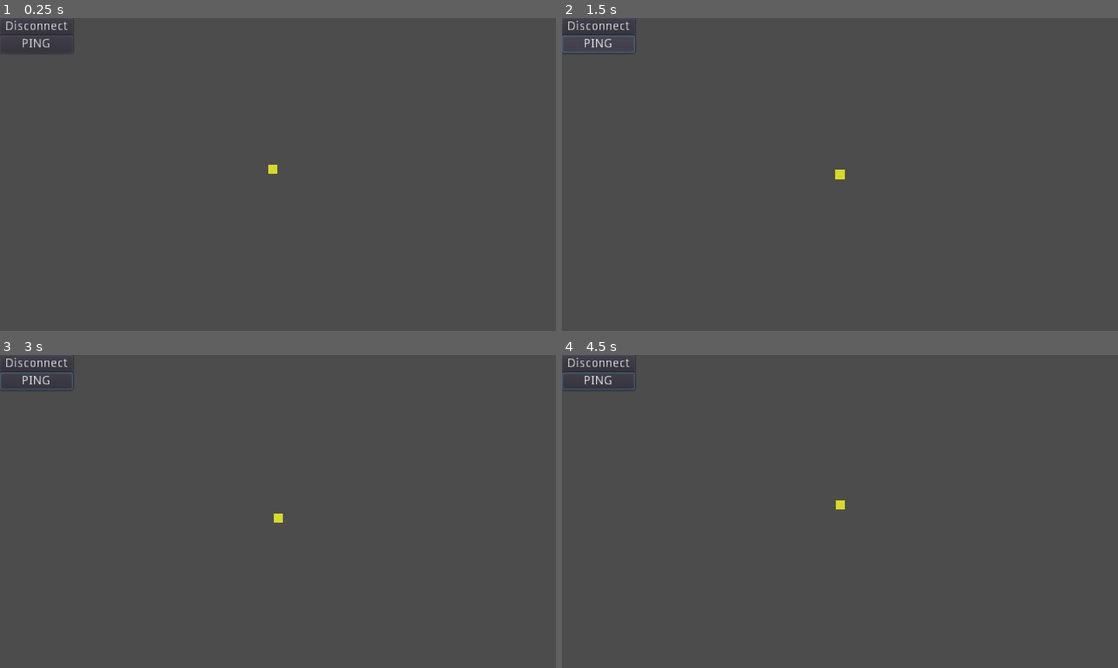
Above: before the commit, frames 1-4 (two rows, left to right).
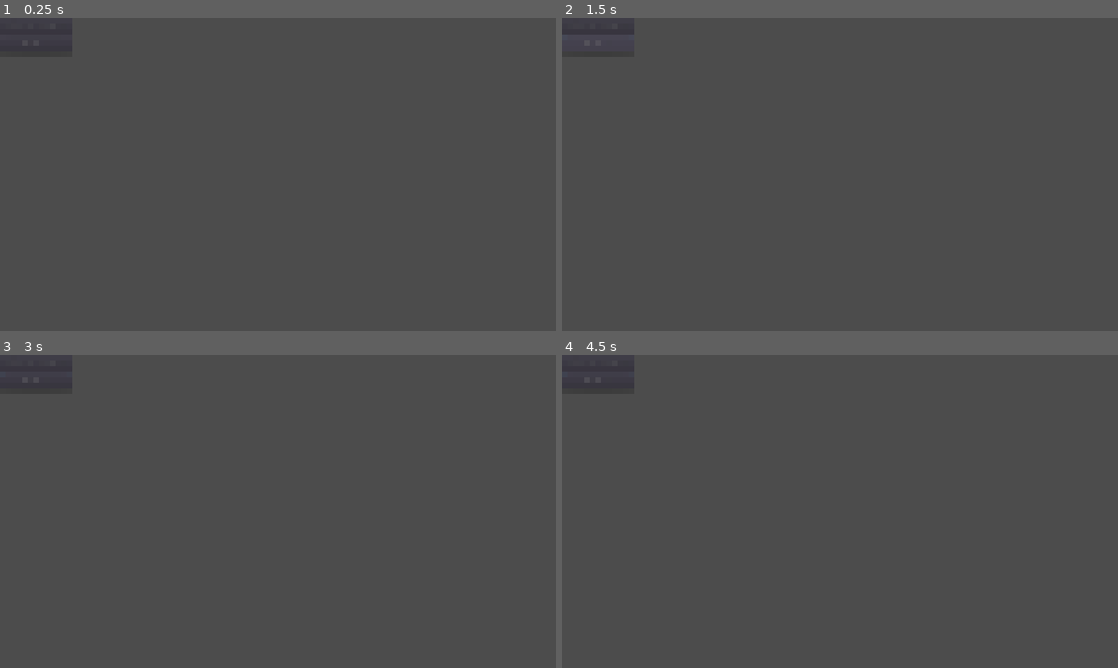
Above: after the commit, the same moments.

Repository: gabrielcfvg/BoarRPG
Game: Godot game, scene res://Scenario/World Map.tscn
Two runs of this game, one before a commit and one after it. Both use one fixed random seed, a clock stepped at 60 frames per second and the inputs below. This scene is started directly instead of the project's main scene.
Inputs (mouse positions are in pixels of both pictures, inside the frame that each line leads up to):
- Up to frame 1 (0.25 s): no input
- Up to frame 2 (1.5 s): click "Disconnect" at 0.5 s; click "PING" at 1.25 s
- Up to frame 3 (3 s): tap Enter at 2 s; move the mouse to (400, 495) at 2.02 s; hold Right (ui_right) 2.03-2.78 s; click (400, 495) at 2.17 s; move the mouse to (166, 527) at 2.77 s; hold Down (ui_down) from 2.78 s (still down)
- Up to frame 4 (4.5 s): tap Space at 3.5 s; move the mouse to (895, 442) at 3.52 s; release Down (ui_down) at 3.53 s; hold Right (ui_right) 3.53-4.28 s; move the mouse to (812, 574) at 4.27 s; hold Up (ui_up) from 4.28 s (still down); click (812, 574) at 4.42 s

The runs differ from the first frame. In frame 1, 0.2% of the frame differs, in the area x 1-50%, y 0-50%; in frame 2, 0.4%; in frame 3, 0.4%, in the area x 0-51%, y 0-54%; in frame 4, 0.4%.
Error before the commit: Invalid call. Nonexistent function 'put_data' in base 'Nil'. (res://Global/Socket/socket.gd:68)
Error after the commit: Invalid call. Nonexistent function 'put_data' in base 'Nil'. (res://Global/Socket/socket.gd:78)

Commit message:
Disconnect button, start position defined by server and player instantiated in world renderization

Diff:
--- a/Desktop/Game/Global/Socket/socket.gd
+++ b/Desktop/Game/Global/Socket/socket.gd
@@ -106,13 +106,17 @@
 	#o recebe e envia para a função de parsing
 	var buffer = StreamPeerBuffer.new()
 	while true:
+		if(boar.get_status()!=2):
+			print(boar.get_status())
+			print("breaking listen")
+			break
 		var i = boar.get_available_bytes()
 		if i<=0:
 			continue
 		print("recieved data "+str(i)+" bytes")
 		buffer = boar.get_string(i)
 		call_deferred("parse_data",buffer)
-
+		print(buffer)
 
 
 var downloading_map = false
@@ -184,14 +188,17 @@
 		var data = protocol[1].split("|")
 		var chunk_name = data[0]
 		var chunk_size = int(data[2])
+		var player_pos = data[3].split("/")
+		print("Player spawning at :"+player_pos)
+		Global.player_position = Vector2(int(player_pos[0]),int(player_pos[1]))
 		Global.chunk_size = chunk_size
 		var chunk_index = data[1]#necessário converter a string para vetor2
 		var tiles_array = []
-		for i in range(3,3+chunk_size):
+		for i in range(4,4+chunk_size):
 			var tile = data[i].split("/")
 			tiles_array.append(tile)
 		print("mapa size = "+str(len(tiles_array)))
-		world._gen_map(chunk_size,tiles_array)
+		world._gen_map(chunk_size,tiles_array,player_pos)
 	elif protocol[0]=="666":
 		#resposta de ping
 		print("/////")
--- /dev/null
+++ b/Desktop/Game/Global/SubMenus/In-Game/In-Game Menu.gd
@@ -0,0 +1,18 @@
+extends CanvasLayer
+
+
+func _physics_process(delta):
+	if Input.is_action_just_released("esc"):
+		if($Itens.visible):
+			$Itens.visible = false
+		else:
+			$Itens.visible = true
+		pass
+
+
+
+
+func _on_Disconnect_pressed():
+	Con._disconnect()
+	get_tree().change_scene("res://Global/Login/Login.tscn")
+	Global.start = false
--- /dev/null
+++ b/Desktop/Game/Global/SubMenus/In-Game/In-Game Menu.tscn
@@ -0,0 +1,41 @@
+[gd_scene load_steps=2 format=2]
+
+[ext_resource path="res://Global/SubMenus/In-Game/In-Game Menu.gd" type="Script" id=1]
+
+[node name="In-Game Menu" type="CanvasLayer"]
+script = ExtResource( 1 )
+
+[node name="Itens" type="VBoxContainer" parent="."]
+anchor_left = 0.5
+anchor_top = 0.5
+anchor_right = 0.5
+anchor_bottom = 0.5
+margin_left = -300.0
+margin_top = -154.0
+margin_right = 300.0
+margin_bottom = 154.0
+grow_horizontal = 2
+grow_vertical = 2
+__meta__ = {
+"_edit_use_anchors_": false
+}
+
+[node name="Button" type="Button" parent="Itens"]
+margin_right = 600.0
+margin_bottom = 100.0
+rect_min_size = Vector2( 600, 100 )
+text = "Settings"
+
+[node name="Button2" type="Button" parent="Itens"]
+margin_top = 104.0
+margin_right = 600.0
+margin_bottom = 204.0
+rect_min_size = Vector2( 600, 100 )
+
+[node name="Disconnect" type="Button" parent="Itens"]
+margin_top = 208.0
+margin_right = 600.0
+margin_bottom = 308.0
+rect_min_size = Vector2( 600, 100 )
+text = "Disconnect"
+[connection signal="pressed" from="Itens/Disconnect" to="." method="_on_Disconnect_pressed"]
--- a/Desktop/Game/Scenario/Player.gd
+++ b/Desktop/Game/Scenario/Player.gd
@@ -1,10 +1,8 @@
 extends Sprite
 
 var offsetWorldPos
-var pos_index = Vector2(0,0)
 var map_size = 3600
 func _ready():
-	pos_index = Global.player_position
 	_update_position()
 	offsetWorldPos = get_node("..").global_position
 
@@ -19,20 +17,21 @@
 
 	#movimentação via WASD
 	if Input.is_action_just_pressed("ui_up"):
-		pos_index.y-=1
+		Global.player_position.y-=1
 		_update_position()
 	elif Input.is_action_just_pressed("ui_down"):
-		pos_index.y+=1
+		Global.player_position.y+=1
 		_update_position()
 	elif Input.is_action_just_pressed("ui_left"):
-		pos_index.x -=1
+		Global.player_position.x -=1
 		_update_position()
 	elif Input.is_action_just_pressed("ui_right"):
-		pos_index.x +=1
+		Global.player_position.x +=1
 		_update_position()
 
 
 func _update_position():
+	var pos_index = Global.player_position
 	#define a posição do jogador e envia para o servidor
 	#print(Con.boar.get_status())
 	var parent = get_node("..")
--- a/Desktop/Game/Scenario/World Map.gd
+++ b/Desktop/Game/Scenario/World Map.gd
@@ -3,6 +3,7 @@
 var GreenTile = "res://Scenario/Tiles/GreenTile.tscn"
 var BlueTile = "res://Scenario/Tiles/BlueTile.tscn"
 var RedTile = "res://Scenario/Tiles/RedTile.tscn"
+
 
 var character = preload("res://Characters/Enemy.tscn")
 var players = []
@@ -62,6 +63,9 @@
 			add_child(mapTile)
 			mapTile.position = mapTile.texture.get_size()*Vector2(x,y)
 
+	var player = preload("res://Characters/Player.tscn")
+	player.instance()
+	add_child(player)
 
 
 
@@ -85,6 +89,7 @@
 	np.global_position = pos_index*Vector2(CELL_SIZE,CELL_SIZE) + Vector2(CELL_SIZE/2,CELL_SIZE/2)
 
 
+
 func _on_Disco_pressed():
 	Con._disconnect()
 	pass # Replace with function body.
--- a/Desktop/Game/Scenario/World Map.tscn
+++ b/Desktop/Game/Scenario/World Map.tscn
@@ -1,15 +1,10 @@
 [gd_scene load_steps=3 format=2]
 
 [ext_resource path="res://Scenario/World Map.gd" type="Script" id=1]
-[ext_resource path="res://Characters/Player.tscn" type="PackedScene" id=2]
+[ext_resource path="res://Global/SubMenus/In-Game/In-Game Menu.tscn" type="PackedScene" id=3]
 
 [node name="World Map" type="Node2D"]
 script = ExtResource( 1 )
-
-[node name="Player" parent="." instance=ExtResource( 2 )]
-modulate = Color( 0.839216, 0.862745, 0.156863, 1 )
-position = Vector2( 96, 96 )
-scale = Vector2( 1, 1 )
 
 [node name="CanvasLayer" type="CanvasLayer" parent="."]
 
@@ -32,5 +27,12 @@
 __meta__ = {
 "_edit_use_anchors_": false
 }
+
+[node name="In-Game Menu" parent="." instance=ExtResource( 3 )]
+
+[node name="Itens" parent="In-Game Menu" index="0"]
+visible = false
 [connection signal="pressed" from="CanvasLayer/Disco" to="." method="_on_Disco_pressed"]
 [connection signal="pressed" from="CanvasLayer/Ping" to="." method="_on_Ping_pressed"]
+
+[editable path="In-Game Menu"]
Not shown, removed: Desktop/Game/Itens/dadasd.txt
